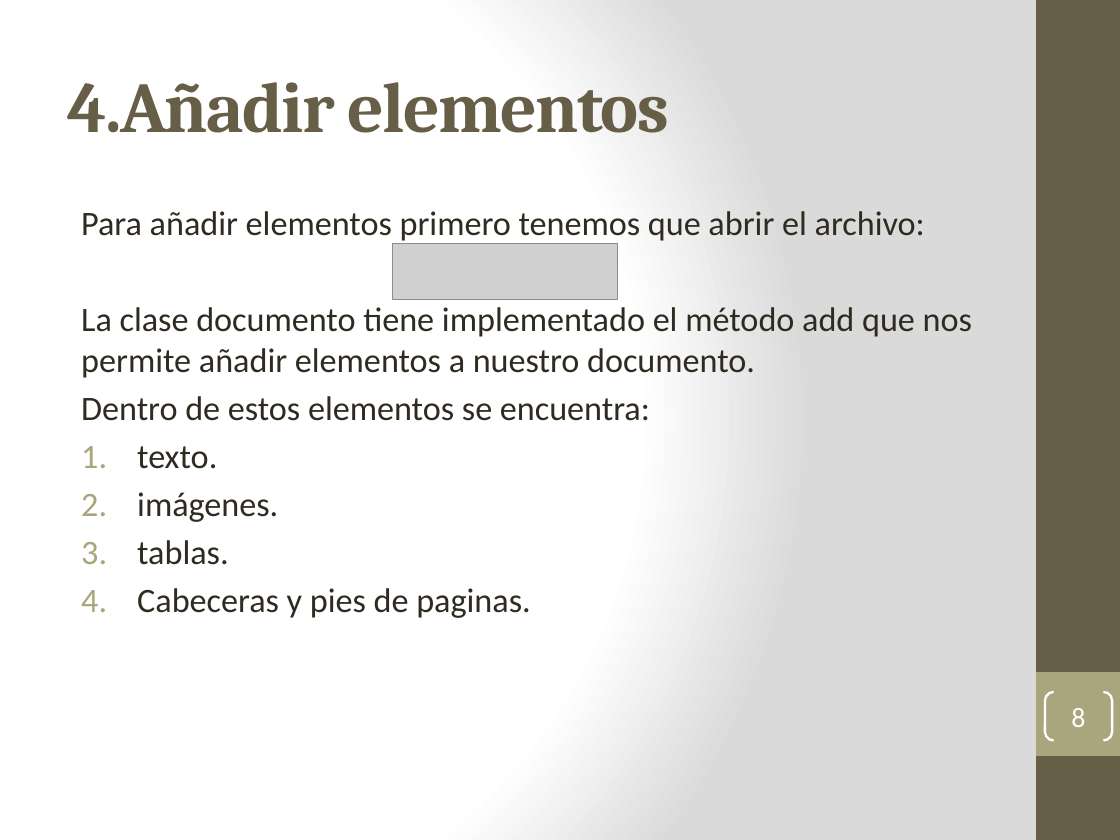
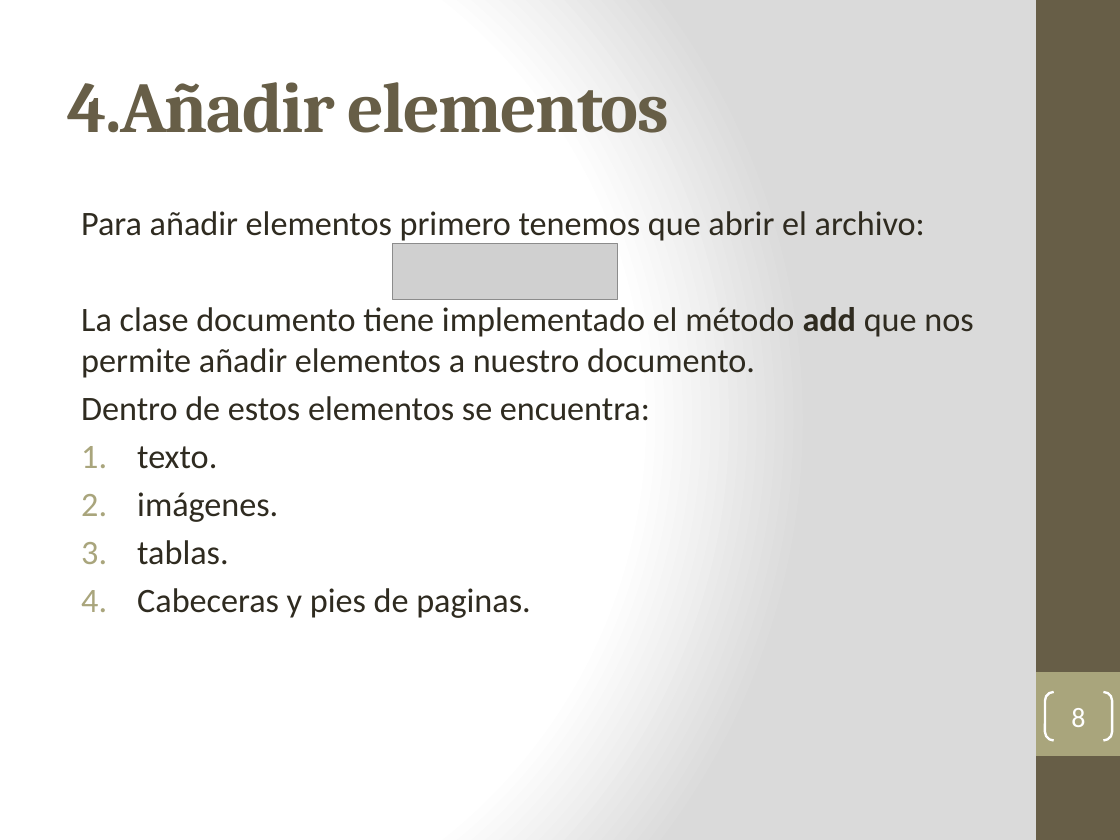
Before and after one commit to julitaSanAndres/GenerarPDFAlexAller, a slide deck: slide 8 of PresentaciónCreaciónDePDF.pptx. Drawn at 1120x840 pixels with LibreOffice and Linux fonts; fonts in the diff are those of the drawing; grey boxes stand for pictures. Boxes give left, top, right and bottom in pixels: in the first picture for what was removed or moved away, otherwise in the second. Text is boxed around its words. In the diff, an @@ line names an element or a change of style, - is before the commit and + after.

```diff
--- a/PresentaciónCreaciónDePDF.pptx
+++ b/PresentaciónCreaciónDePDF.pptx
@@ text at [81,307,973,378]: bold on in "add" @@
```
Also in this commit, not shown: 1 other slide changed, 2 slides added, 1 other file.
